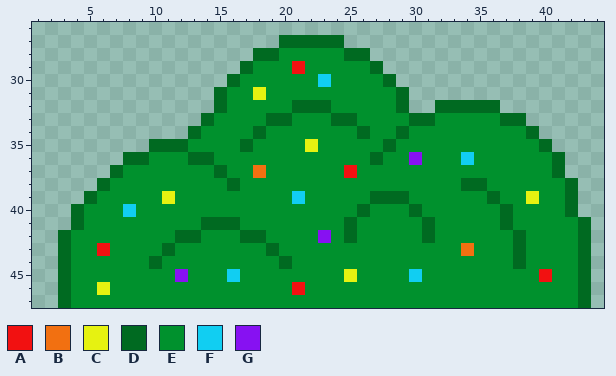
Pixel-art sprite, stored at Assets/new custom assets/enviroment/Objects/Bush 1.png. Above, as it was before the edit.
The file is 48x48 pixels. Shown: x 1..44, y 26..47.
Palette (. is transparent): A #f21111  B #f27011  C #e6f211  D #006a21  E #00912d  F #11cef2  G #8711f2
Pixels before, first column x 3:
27 .................DDDDD...................
28 ...............DDEEEEEDD.................
29 ..............DEEEAEEEEED................
30 .............DEEEEEEFEEEED...............
31 ............DEECEEEEEEEEEED..............
32 ............DEEEEEDDDEEEEED..DDDDD.......
33 ...........DEEEEDDEEEDDEEEEDDEEEEEDD.....
34 ..........DEEEEDEEEEEEEDEEDEEEEEEEEED....
35 .......DDDEEEEDEEEECEEEEEDEEEEEEEEEEED...
36 .....DDEEEDDEEEEEEEEEEEEDEEGEEEFEEEEEED..
37 ....DEEEEEEEDEEBEEEEEEAEEEEEEEEEEEEEEED..
38 ...DEEEEEEEEEDEEEEEEEEEEEEEEEEEDDEEEEEED.
39 ..DEEEEECEEEEEEEEEFEEEEEDDDEEEEEEDEECEED.
40 .DEEEFEEEEEEEEEEEEEEEEEDEEEDEEEEEEDEEEED.
41 .DEEEEEEEEEDDDEEEEEEEEDEEEEEDEEEEEDEEEEED
42 DEEEEEEEEDDEEEDDEEEEGEDEEEEEDEEEEEEDEEEED
43 DEEAEEEEDEEEEEEEDEEEEEEEEEEEEEEBEEEDEEEED
44 DEEEEEEDEEEEEEEEEDEEEEEEEEEEEEEEEEEDEEEED
45 DEEEEEEEEGEEEFEEEEEEEECEEEEFEEEEEEEEEAEED
46 DEECEEEEEEEEEEEEEEAEEEEEEEEEEEEEEEEEEEEED
47 DEEEEEEEEEEEEEEEEEEEEEEEEEEEEEEEEEEEEEEED
The same view after the edit:
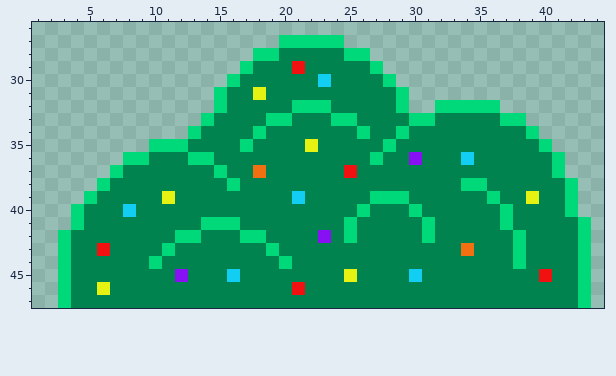
Diff:
{"colour":"D","old":"#006a21","new":"#00d97a"}
{"colour":"E","old":"#00912d","new":"#00834f"}
{"label":"changed","picture_box":[58,35,591,308]}
